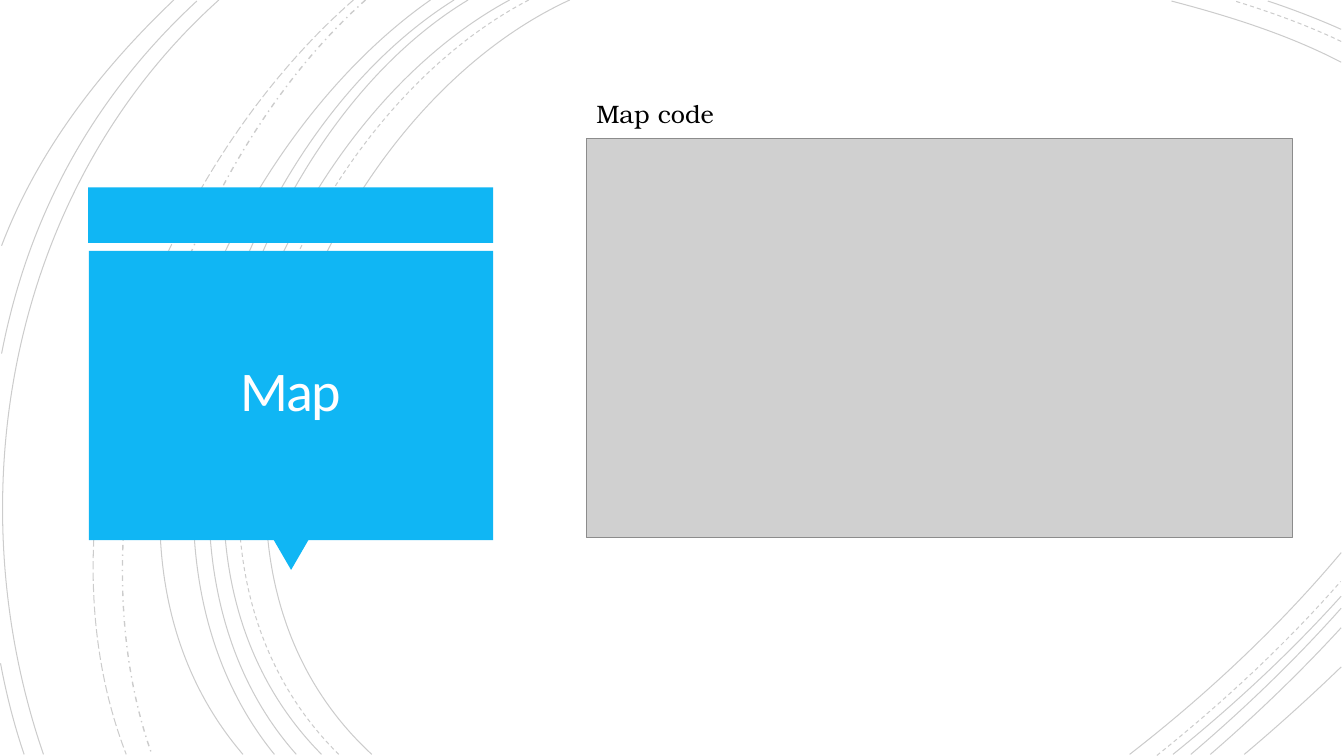
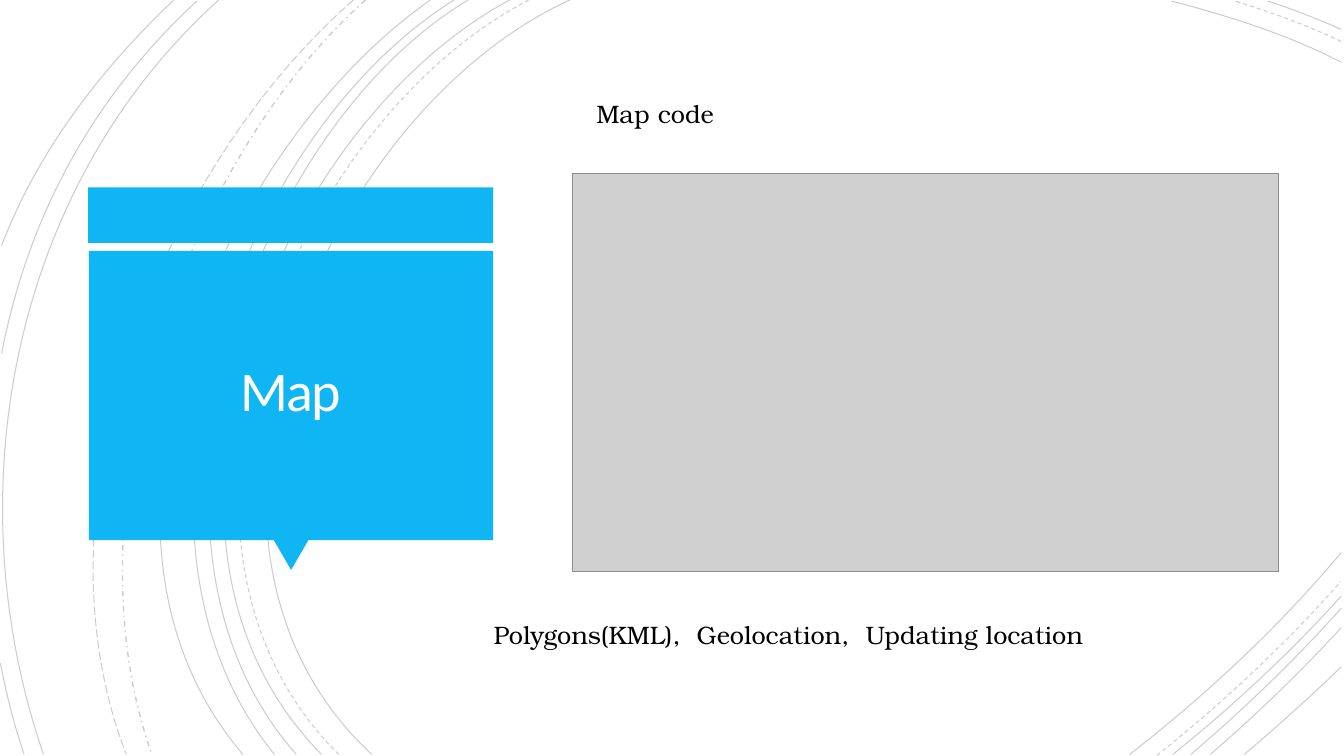
Before and after one commit to KwaiGonGinga/MobileDevelopment, a slide deck: slide 5 of Just Don’t Presentation.pptx (slide 4 before the commit). Drawn at 1344x756 pixels with LibreOffice and Linux fonts; fonts in the diff are those of the drawing; grey boxes stand for pictures. Boxes give left, top, right and bottom in pixels: in the first picture for what was removed or moved away, otherwise in the second. Text is boxed around its words. In the diff, an @@ line names an element or a change of style, - is before the commit and + after.

```diff
--- a/Just Don’t Presentation.pptx
+++ b/Just Don’t Presentation.pptx
@@ picture: place and size @@
-picture at (587, 139, 1294, 538)
+picture at (573, 173, 1279, 573)
@@ text added at (494, 626, 1083, 650), 18 pt, text #000000 @@
+Polygons(KML), Geolocation, Updating location
```
Also in this commit, not shown: 3 other slides changed, 2 slides added, 1 other file.
